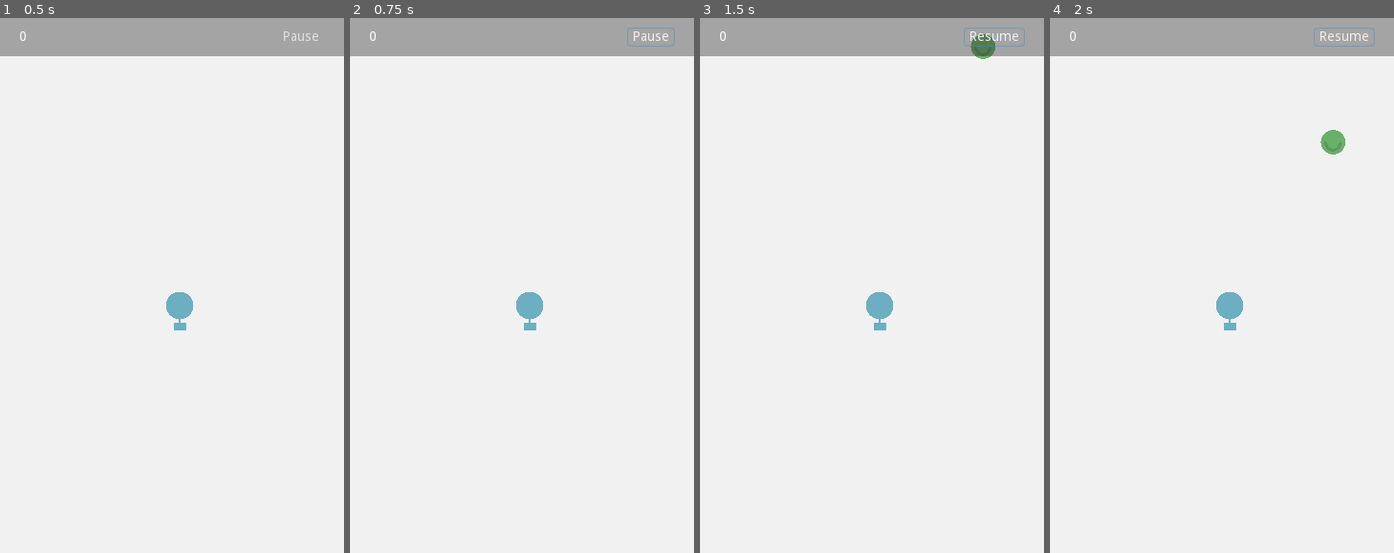
Above: before the commit, frames 1-4 (left to right).
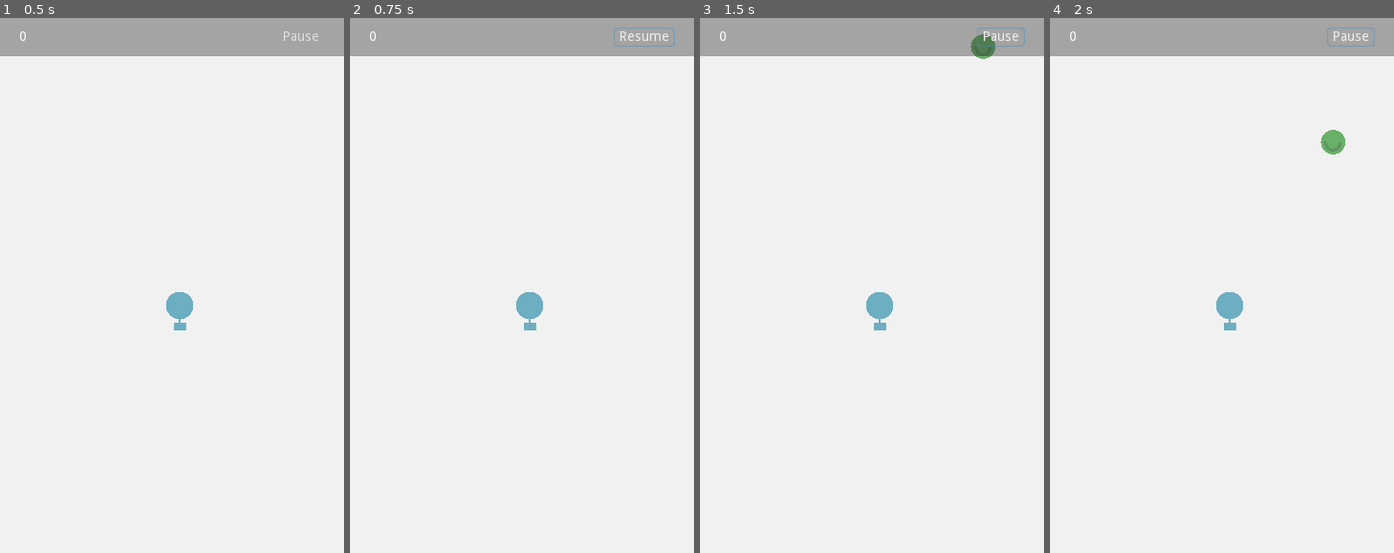
Above: after the commit, the same moments.

Repository: efenstakes/psnn
Game: Godot game, scene res://scenes/PSNN.tscn
The game is run twice, just before and just after one commit, with the same random seed, the same clock (stepped at 60 frames per second) and the same inputs.
Inputs:
- Up to frame 1 (0.5 s): no input
- Up to frame 2 (0.75 s): click "Pause" at 0.5 s
- Up to frame 3 (1.5 s): click "Pause" (after the commit: "Resume") at 1.25 s
- Up to frame 4 (2 s): no input

Frame 1 is identical in both runs. In frame 2, 0.1% of the frame differs, in the area x 76-91%, y 1-6%; in frame 3, 0.1%; in frame 4, 0.1%.

Commit message:
when new game starts, set score to 0 & update button texts after pause/resume

Diff:
--- a/scripts/HUD.gd
+++ b/scripts/HUD.gd
@@ -9,7 +9,11 @@
 func _ready():
 	pause_mode = Node.PAUSE_MODE_PROCESS
 	EventManager.connect("new_score", self, "_on_NewScore")
+	EventManager.connect("new_game", self, "_on_NewGame")
 
+
+func _on_NewGame(score):
+	ScoreLabel.text = str( 0 )
 
 func _on_NewScore(score):
 	ScoreLabel.text = str( score )
@@ -18,25 +22,25 @@
 func _on_Button_pressed():
 	if get_tree().paused:
 		GameManager.unpause_game()
-		$ColorRect/HBoxContainer/Button.text = "Resume"
+		$ColorRect/HBoxContainer/Button.text = "Pause"
 	else:
 		GameManager.pause_game()
-		$ColorRect/HBoxContainer/Button.text = "Pause"
+		$ColorRect/HBoxContainer/Button.text = "Resume"
 
-
-func _process(delta):
-	if Input.is_action_just_pressed("ui_cancel"):
-		if get_tree().paused:
-			GameManager.unpause_game()
-		else:
-			GameManager.unpause_game()
-
-func _unhandled_key_input(event):
-	if Input.is_action_just_pressed("ui_cancel"):
-		if get_tree().paused:
-			GameManager.unpause_game()
-		else:
-			GameManager.unpause_game()
-
-	if get_tree().paused:
-		GameManager.unpause_game()
+#
+#func _process(delta):
+#	if Input.is_action_just_pressed("ui_cancel"):
+#		if get_tree().paused:
+#			GameManager.unpause_game()
+#		else:
+#			GameManager.unpause_game()
+#
+#func _unhandled_key_input(event):
+#	if Input.is_action_just_pressed("ui_cancel"):
+#		if get_tree().paused:
+#			GameManager.unpause_game()
+#		else:
+#			GameManager.unpause_game()
+#
+#	if get_tree().paused:
+#		GameManager.unpause_game()
